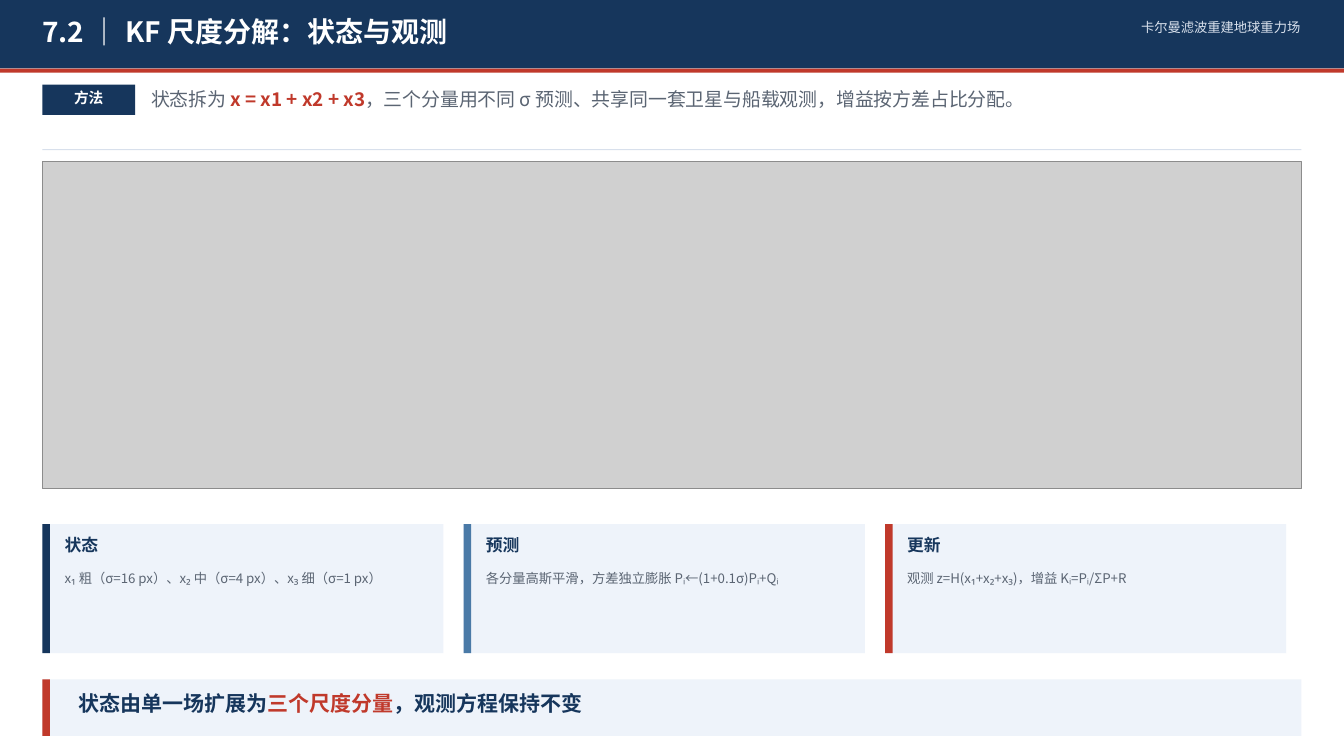
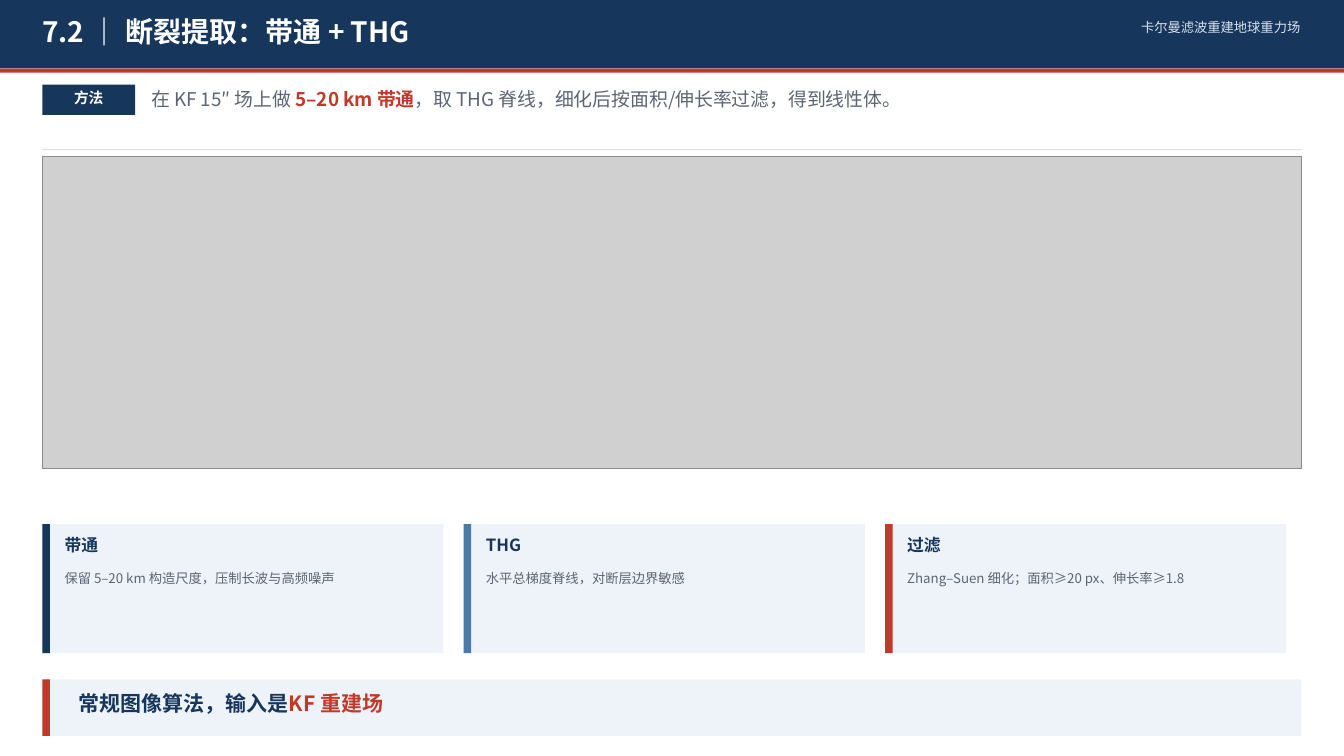
Before and after one commit to shuyunkai/kalman_gravity, a slide deck: slide 13 of ppt/卡尔曼滤波重建地球重力场_含研究内容.pptx. Drawn at 1344x756 pixels with LibreOffice and Linux fonts; fonts in the diff are those of the drawing; grey boxes stand for pictures. Boxes give left, top, right and bottom in pixels: in the first picture for what was removed or moved away, otherwise in the second. Text is boxed around its words. In the diff, an @@ line names an element or a change of style, - is before the commit and + after.

Commit message:
feat: 7.2 改为断裂提取方法页 (带通+THG)
- 4 联: KF 场/带通/THG/线性体与断层
- 与 6.2 主线一致: KF 重建 + 常规方法

```diff
--- a/ppt/卡尔曼滤波重建地球重力场_含研究内容.pptx
+++ b/ppt/卡尔曼滤波重建地球重力场_含研究内容.pptx
@@ text at [42,18,410,45]: text changed @@
-7.2 ｜ KF 尺度分解：状态与观测
+7.2 ｜ 断裂提取：带通 + THG
@@ text at [151,90,901,110]: text changed @@
-状态拆为 x = x1 + x2 + x3，三个分量用不同 σ 预测、共享同一套卫星与船载观测，增益按方差占比分配。
+在 KF 15″ 场上做 5–20 km 带通，取 THG 脊线，细化后按面积/伸长率过滤，得到线性体。
@@ picture: place and size @@
-picture at [42,161,1302,489]
+picture at [42,156,1302,469]
@@ text at [65,537,99,553]: text changed @@
-状态
+带通
@@ text at [486,538,521,551]: text changed @@
-预测
+THG
@@ text at [907,536,941,553]: text changed @@
-更新
+过滤
@@ text at [65,572,335,584]: text changed @@
-x₁ 粗（σ=16 px）、x₂ 中（σ=4 px）、x₃ 细（σ=1 px）
+保留 5–20 km 构造尺度，压制长波与高频噪声
@@ text at [486,572,685,584]: text changed @@
-各分量高斯平滑，方差独立膨胀 Pᵢ←(1+0.1σ)Pᵢ+Qᵢ
+水平总梯度脊线，对断层边界敏感
@@ text at [907,572,1184,587]: text changed @@
-观测 z=H(x₁+x₂+x₃)，增益 Kᵢ=Pᵢ/ΣP+R
+Zhang–Suen 细化；面积≥20 px、伸长率≥1.8
@@ text at [79,690,383,716]: text changed @@
-状态由单一场扩展为三个尺度分量，观测方程保持不变
+常规图像算法，输入是KF 重建场
```
Also in this commit, not shown: 4 other files.
